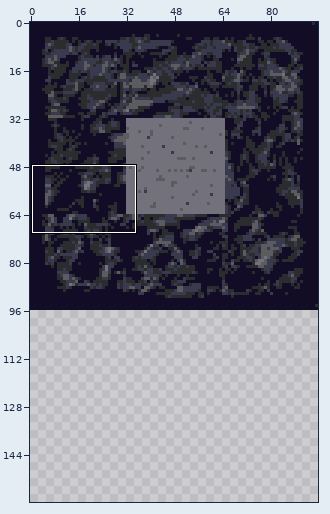
Pixel-art file, stored at resources/sprites/tiles.aseprite. Above: a wide view before the commit, with the close-up outlined.
Close-up. Old version:
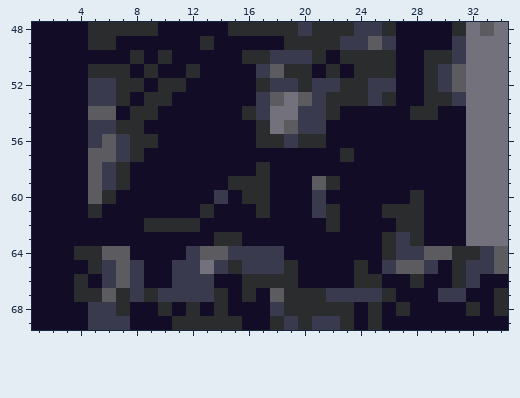
96x96 pixels, 1 frame. Shown: x 1..34, y 48..69. The old version is drawn lined up with the new one, on the new canvas. The commit also changed other parts of the picture, which this record leaves out.
The result:
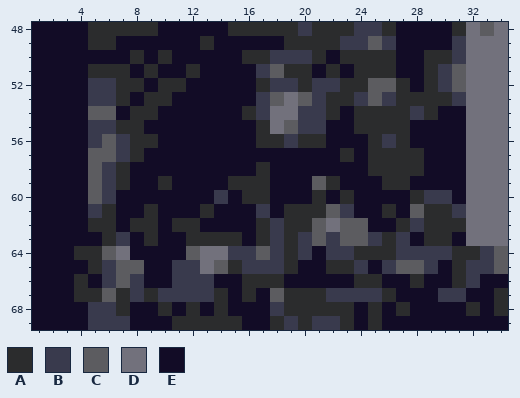
Palette (. is transparent): A #2b2c2d  B #393a4d  C #5c5c60  D #72717c  E #120c26
What changed:
canvas 96x96 -> 96x160
@@ x 1..34 @@
 51 EEEEAAAEAEEAEEEEBCAAEAEAAAEEABCDDD
-52 EEEEBBAAEAAEEEEEABBABBAABBEEABCDDD
-53 EEEEBBAEAAEEEEEEBCDCBAAABAEEAABDDD
-54 EEEECCEAAEEEEEEABDDBBAEEEEEAAEEDDD
-55 EEEEBBAAEEEEEEEEADCBBEEEEEEEEEEDDD
-56 EEEEBCBAAEEEEEEEAABAAEEEEEEEEEEDDD
-57 EEEECCBAEEEEEEEEEEEEEEAEEEEEEEEDDD
-58 EEEECBAEEEEEEEEEAEEEEEEEEEEEEEEDDD
-59 EEEECBAEEEEEEEAAAEEECAEEEEEEEEEDDD
-60 EEEECAEEEEEEEBEAAEEEBEEEEEEAEEEDDD
-61 EEEEAEEEEEEEAEEEAEEEBAEEEAAAEEEDDD
-62 EEEEEEEEAAAAEEEEEEEEEAEEEEAAEEEDDD
-63 EEEEEEEEEEEEEAAEEEEEEEEEEABAEEEDDD
-64 EEEAACCEEEEBCCBBBBEEEEEEEABBCCAABC
-65 EEEEABCBEEBBDBABBBAEEEEAEBCCBEABBC
-66 EEEAEBCBEEBBBEEAAAAEEEEAAEEAEEABEE
+52 EEEEBBAAEAAEEEEEABBABBAACCAEABCDDD
+53 EEEEBBAEAAEEEEEEBCDCBAABCBAAAABDDD
+54 EEEECCEAAEEEEEEABDDBBAEAAAABAEEDDD
+55 EEEEBBAAEEEEEEEEADCBBEEAAAAEEEEDDD
+56 EEEEBCBAAEEEEEEEAABAAEEEABAEEEEDDD
+57 EEEECCBAEEEEEEEEEEEEEEAEAAAAEEEDDD
+58 EEEECBAEEEEEEEEEAEEEEEEEAAAAEEEDDD
+59 EEEECBAEEAEEEEAAAEEECAEEEAAEEEEDDD
+60 EEEECBEEEEEEEBEAAEEEAEAEEEEABBEDDD
+61 EEEEBAEEAEEEAEEEBEAAACBEEAECAABDDD
+62 EEEEAAEAAEAAEEEEABAACDCCEEABAAADDD
+63 EEEEEABEAEEAAAAEABABCBCCBABEAAEDDD
+64 EEEAACDEEEECDDBBCBABEBBAAABBBBAABC
+65 EEEEABCCEEBBDCABBBAEEAABEBCCBEABBC
+66 EEEAEBCBEEBBBEEAAAEEEEEAAEEAEEABEE
 67 EEEAACABABBBBAEAECAAABBBBAEEEBBEEA
Boxes around the changes in both close-ups, in picture pixels (x1, y1, x2, y2):
changed: (88, 78, 466, 288)
